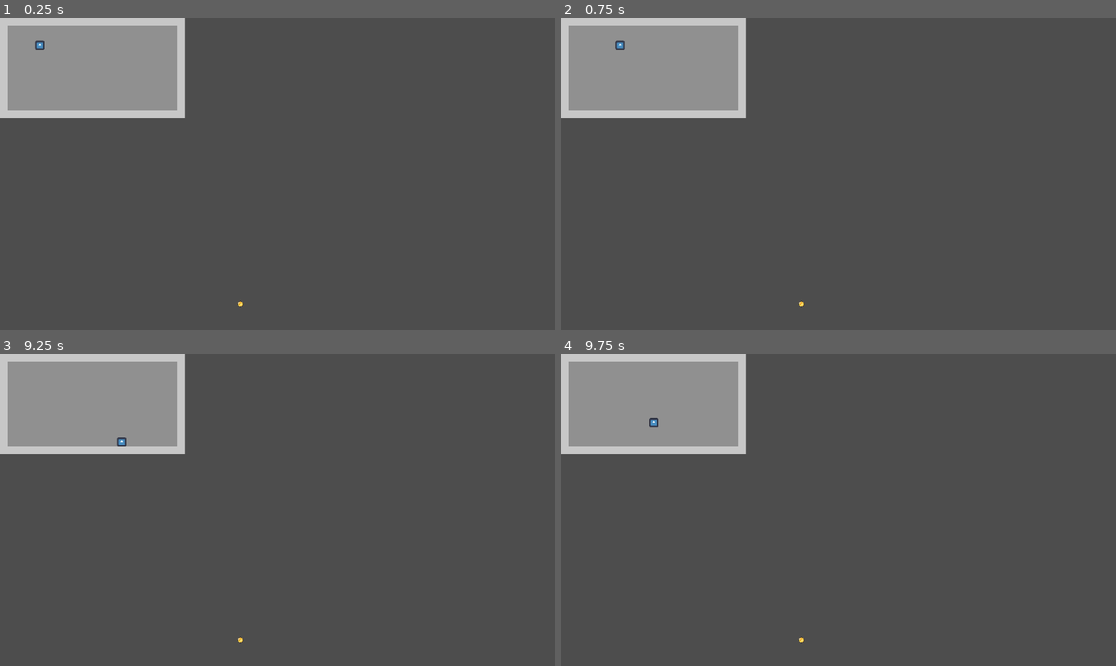
Above: before the commit, frames 1-4 (two rows, left to right).
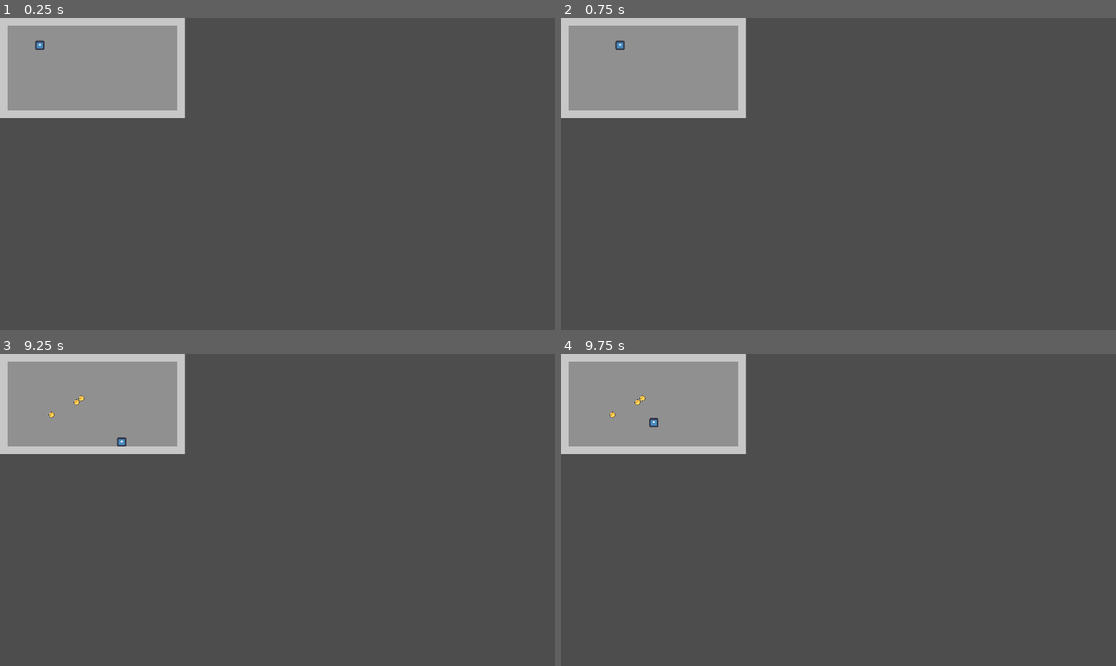
Above: after the commit, the same moments.

Repository: Fuzzy39/TeamJam
Game: Godot game, scene res://Main.tscn
Same seed, same stepped clock (60 frames per second), same inputs: the game is played once before the commit and once after it. The engine's default icon, where the game draws it, is replaced by a stand-in: a white triangle on a blue panel in a dark square.
Inputs:
- Up to frame 1 (0.25 s): no input
- Up to frame 2 (0.75 s): tap Enter at 0.5 s; hold Right (right) from 0.53 s (still down)
- Up to frame 3 (9.25 s): release Right (right) at 1.28 s; hold Down (down) 1.28-2.03 s; hold Right (right) 2.03-2.78 s; hold Up (up) 2.78-3.53 s; hold Left (left) 3.53-5.03 s; hold Down (down) 5.03-5.78 s; hold Right (right) 5.78-6.53 s; hold Up (up) 6.53-7.28 s; tap Space at 7.25 s; hold Right (right) 7.28-8.03 s; hold Down (down) 8.03-8.78 s; hold Left (left) from 8.78 s (still down)
- Up to frame 4 (9.75 s): release Left (left) at 9.53 s; hold Up (up) from 9.53 s (still down)

The runs differ from the first frame. In frame 1, less than 0.1% of the frame differs, in the area x 42-44%, y 90-93%; in frame 2, less than 0.1%; in frame 3, less than 0.1%, in the area x 8-44%, y 13-93%; in frame 4, less than 0.1%.

Commit message:
added gold collection and global vars

Diff:
--- a/Main.tscn
+++ b/Main.tscn
@@ -1,9 +1,8 @@
-[gd_scene load_steps=5 format=3 uid="uid://besq7qgsfsslv"]
+[gd_scene load_steps=4 format=3 uid="uid://besq7qgsfsslv"]
 
 [ext_resource type="PackedScene" uid="uid://bmhyhsixugfo" path="res://player.tscn" id="1_pa26x"]
 [ext_resource type="PackedScene" uid="uid://77tgh2eswlxq" path="res://world.tscn" id="2_dwvlx"]
 [ext_resource type="PackedScene" uid="uid://l7p8h44waxb2" path="res://gui.tscn" id="3_nfun1"]
-[ext_resource type="PackedScene" uid="uid://cmnlrsa730v0p" path="res://gold_piece.tscn" id="4_neg8d"]
 
 [node name="Main" type="Node"]
 
@@ -12,5 +11,3 @@
 [node name="Player" parent="." instance=ExtResource("1_pa26x")]
 
 [node name="GUI" parent="." instance=ExtResource("3_nfun1")]
-
-[node name="Gold_Piece" parent="." instance=ExtResource("4_neg8d")]
--- /dev/null
+++ b/global.gd
@@ -0,0 +1,3 @@
+extends Node
+
+var player_gold = 0
--- a/gold_piece.gd
+++ b/gold_piece.gd
@@ -1,4 +1,6 @@
 extends Area2D
+
+@export var value = 1
 
 @export var original_velocity = -50
 @export var bounce_acceleration = 50
@@ -9,8 +11,8 @@
 var original_y
 
 func _ready():#go to original position
-	original_y = randi_range(20, 550)
-	position = Vector2(randi_range(20, 1130), original_y)
+	original_y = randi_range(10, 100)
+	position = Vector2(randi_range(10, 100), original_y)
 	$Bounce_Timer.start()
 
 func _process(delta):
@@ -31,3 +33,11 @@
 	bouncing = true
 	$Bounce_Timer.wait_time = randi_range(5, 10)
 	print("boing")
+
+
+
+
+func _on_body_entered(body):
+	if body.has_method("is_player"):
+		Global.player_gold += value
+		queue_free()
--- a/gold_piece.tscn
+++ b/gold_piece.tscn
@@ -20,4 +20,5 @@
 
 [node name="Bounce_Timer" type="Timer" parent="."]
 
+[connection signal="body_entered" from="." to="." method="_on_body_entered"]
 [connection signal="timeout" from="Bounce_Timer" to="." method="_on_bounce_timer_timeout"]
--- /dev/null
+++ b/gold_spawn.gd
@@ -0,0 +1,6 @@
+extends Timer
+
+var
+
+func _on_timeout():
+	pass
--- a/player.gd
+++ b/player.gd
@@ -9,3 +9,6 @@
 func _physics_process(delta):
 	get_input()
 	move_and_slide()
+
+func is_player():
+	pass
--- a/project.godot
+++ b/project.godot
@@ -14,6 +14,10 @@
 run/main_scene="res://Main.tscn"
 config/features=PackedStringArray("4.0", "Forward Plus")
 config/icon="res://art/icon.svg"
+
+[autoload]
+
+Global="*res://global.gd"
 
 [dotnet]
 
--- /dev/null
+++ b/world.gd
@@ -0,0 +1,9 @@
+extends Node2D
+
+
+var gold = preload("res://gold_piece.tscn")
+
+
+func _on_gold_spawn_timeout():
+	var new_gold = gold.instantiate()
+	add_child(new_gold)
--- a/world.tscn
+++ b/world.tscn
@@ -1,6 +1,7 @@
-[gd_scene load_steps=4 format=3 uid="uid://77tgh2eswlxq"]
+[gd_scene load_steps=5 format=3 uid="uid://77tgh2eswlxq"]
 
 [ext_resource type="Texture2D" uid="uid://dx2myihquhqge" path="res://art/stopper.png" id="1_hvm76"]
+[ext_resource type="Script" path="res://world.gd" id="1_qyn60"]
 
 [sub_resource type="TileSetAtlasSource" id="TileSetAtlasSource_gr3oh"]
 texture = ExtResource("1_hvm76")
@@ -2712,8 +2713,9 @@
 sources/0 = SubResource("TileSetAtlasSource_gr3oh")
 
 [node name="World" type="Node2D"]
+script = ExtResource("1_qyn60")
 
-[node name="TileMap" type="TileMap" parent="."]
+[node name="Home" type="TileMap" parent="."]
 tile_set = SubResource("TileSet_bim2y")
 format = 2
 layer_0/name = "walls"
@@ -2725,3 +2727,9 @@
 layer_1/y_sort_origin = 0
 layer_1/z_index = 0
 layer_1/tile_data = PackedInt32Array(65537, 1900544, 3, 131073, 1900544, 3, 196609, 1900544, 3, 262145, 1900544, 3, 327 …(4735 unchanged characters)…
+
+[node name="Gold_Spawn" type="Timer" parent="."]
+wait_time = 3.0
+autostart = true
+
+[connection signal="timeout" from="Gold_Spawn" to="." method="_on_gold_spawn_timeout"]
